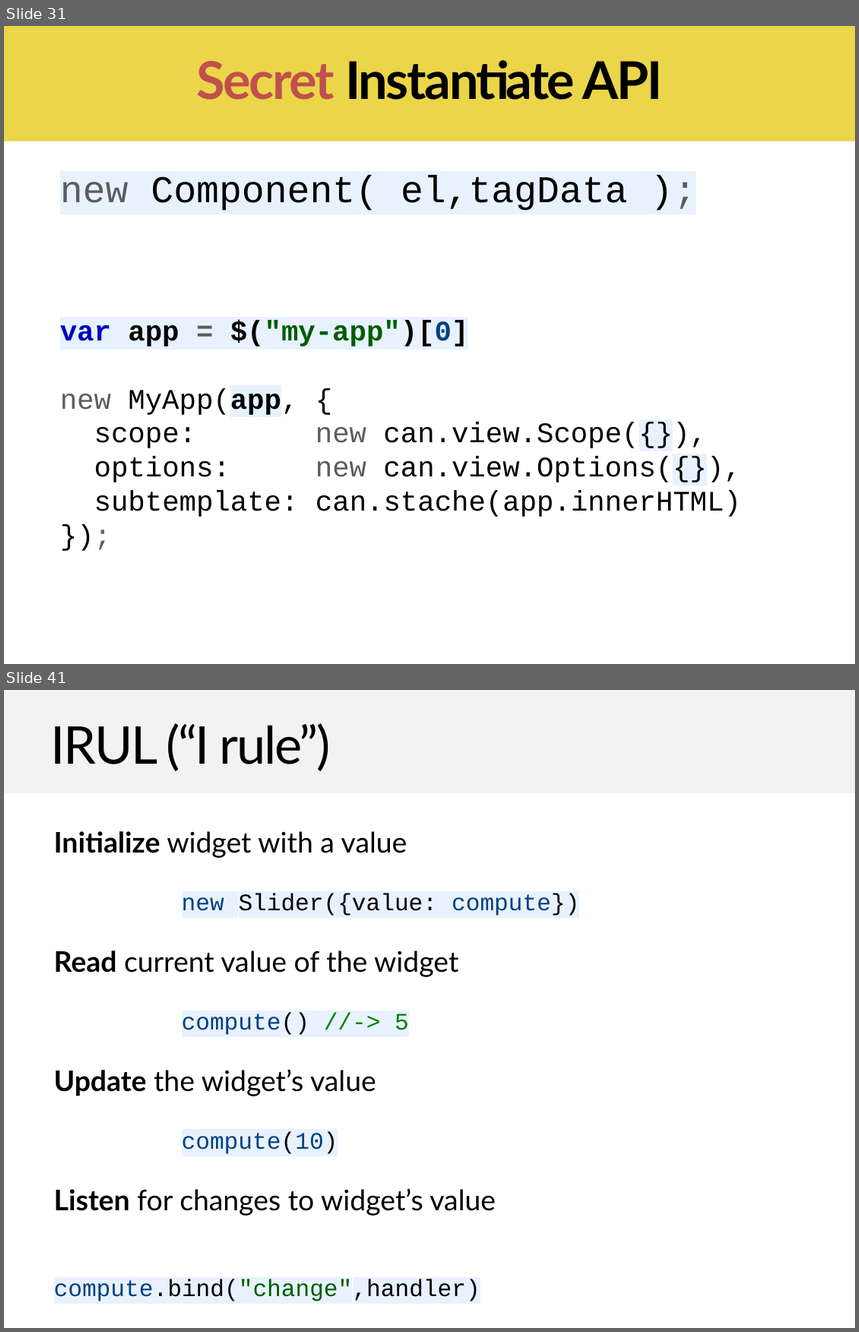
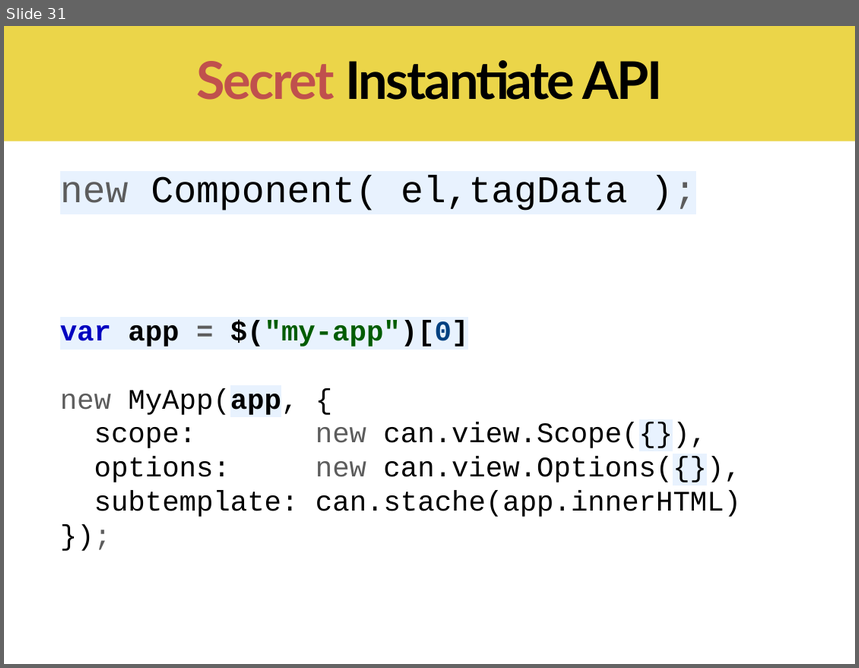
Before and after one commit to canjs/can-meetup, a slide deck: 6_component/canjs-component.pptx. Shown one above the other, each under a label of ours: slides 31 and 41 before the commit, slide 31 after it; the slides between them are not shown. The pictures are 859x1332 and 859x668 pixels, drawn with LibreOffice and Linux fonts; fonts in the diff are those of the drawing. Boxes give left, top, right and bottom in pixels: in the first picture for what was removed or moved away, otherwise in the second. Text is boxed around its words. In the diff, an @@ line names an element or a change of style, - is before the commit and + after.

```diff
--- a/6_component/canjs-component.pptx
+++ b/6_component/canjs-component.pptx
@@ slide 41 removed at (4,690,855,1328), background #FFFFFF @@
@@ rectangle removed at (4,690,855,793) @@
@@ text removed at (51,723,331,771) @@
-IRUL (“I rule”)
@@ text removed at (54,831,579,1302) @@
-Initialize widget with a value
-new Slider({value: compute})
-Read current value of the widget
-compute() //-> 5
-Update the widget’s value
-    compute(10)
-Listen for changes to widget’s value
-compute.bind("change",handler)
```
Also in this commit, not shown: 7 slides changed, 6 slides added, 19 other slides removed, 16 other files.
